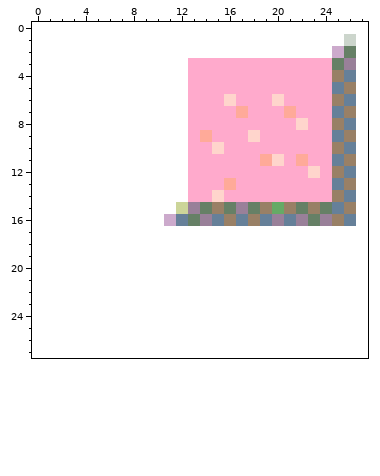
Pixel-art sprite, stored at button_pink.gif. That is the earlier state.
The file is 16x16 pixels. The old version is drawn lined up with the new one, on the new canvas.
And afterwards:
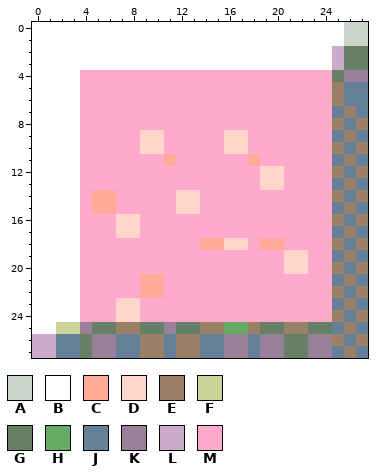
Palette (. is transparent): A #ccd5cc  B #ffffff  C #ffaa99  D #ffd5cc  E #998066  F #ccd599  G #668066  H #66aa66  J #668099  K #998099  L #ccaacc  M #ffaacc
Diff:
canvas 16x16 -> 28x28, the old top-left corner now at 11,1
y 0: x 0..27 ............................ -> BBBBBBBBBBBBBBBBBBBBBBBBBBAA
y 1: x 0..10 ........... -> BBBBBBBBBBB; x 27 . -> A
y 2: x 0..10 ........... -> BBBBBBBBBBB; x 27 . -> G
y 3: x 0..10 ........... -> BBBBBBBBBBB; x 13..27 MMMMMMMMMMMMGK. -> BBBBBBBBBBBBLGG
y 4: x 0..12 ...........BB -> BBBBMMMMMMMMM; x 25..27 EJ. -> GKK
y 5: x 0..12 ...........BB -> BBBBMMMMMMMMM; x 25..27 JE. -> EJJ
y 6: x 0..12 ...........BB -> BBBBMMMMMMMMM; x 16 D -> M; x 20 D -> M; x 27 . -> J
y 7: x 0..12 ...........BB -> BBBBMMMMMMMMM; x 17 C -> M; x 21 C -> M; x 27 . -> J
y 8: x 0..12 ...........BB -> BBBBMMMMMMMMM; x 22 D -> M; x 27 . -> E
y 9: x 0..12 ...........BB -> BBBBMMMMMDDMM; x 14 C -> M; x 16..18 MMD -> DDM; x 27 . -> J
y 10: x 0..12 ...........BB -> BBBBMMMMMDDMM; x 15..17 DMM -> MDD; x 27 . -> E
y 11: x 0..12 ...........BB -> BBBBMMMMMMMCM; x 18..20 MCD -> CMM; x 22 C -> M; x 27 . -> J
y 12: x 0..12 ...........BB -> BBBBMMMMMMMMM; x 19..20 MM -> DD; x 23 D -> M; x 27 . -> E
y 13: x 0..12 ...........BB -> BBBBMMMMMMMMM; x 16 C -> M; x 19..20 MM -> DD; x 27 . -> J
y 14: x 0..13 ...........BBM -> BBBBMCCMMMMMDD; x 15 D -> M; x 27 . -> E
y 15: x 0..24 ...........BFKGEGKGEHEGEG -> BBBBMCCMMMMMDDMMMMMMMMMMM; x 27 . -> J
y 16: x 0..24 ...........LJGKJEJEJKJKGK -> BBBBMMMDDMMMMMMMMMMMMMMMM; x 27 . -> E
y 17: x 0..27 ............................ -> BBBBMMMDDMMMMMMMMMMMMMMMMJEJ
y 18: x 0..27 ............................ -> BBBBMMMMMMMMMMCCDDMCCMMMMEJE
y 19: x 0..27 ............................ -> BBBBMMMMMMMMMMMMMMMMMDDMMJEJ
y 20: x 0..27 ............................ -> BBBBMMMMMMMMMMMMMMMMMDDMMEJE
y 21: x 0..27 ............................ -> BBBBMMMMMCCMMMMMMMMMMMMMMJEJ
y 22: x 0..27 ............................ -> BBBBMMMMMCCMMMMMMMMMMMMMMEJE
y 23: x 0..27 ............................ -> BBBBMMMDDMMMMMMMMMMMMMMMMJEJ
y 24: x 0..27 ............................ -> BBBBMMMDDMMMMMMMMMMMMMMMMEJE
y 25: x 0..27 ............................ -> BBFFKGGEEGGKGGEEHHEGGEEGGJEJ
y 26: x 0..27 ............................ -> LLJJGKKJJEEJEEJJKKJKKGGKKEJE
y 27: x 0..27 ............................ -> LLJJGKKJJEEJEEJJKKJKKGGKKJEJ
